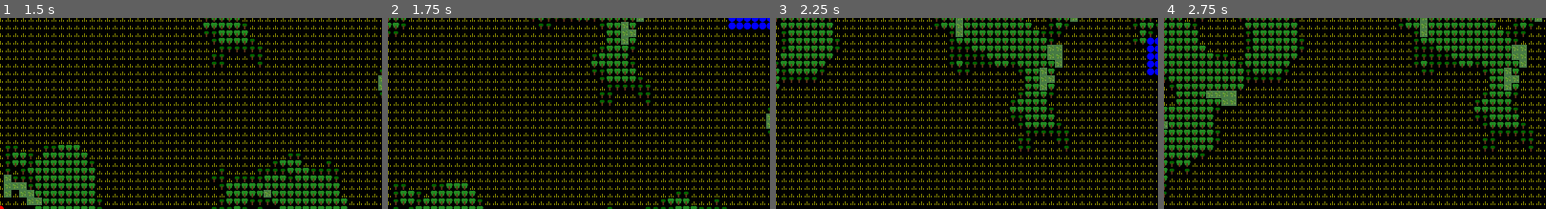
Above: before the commit, frames 1-4 (left to right).
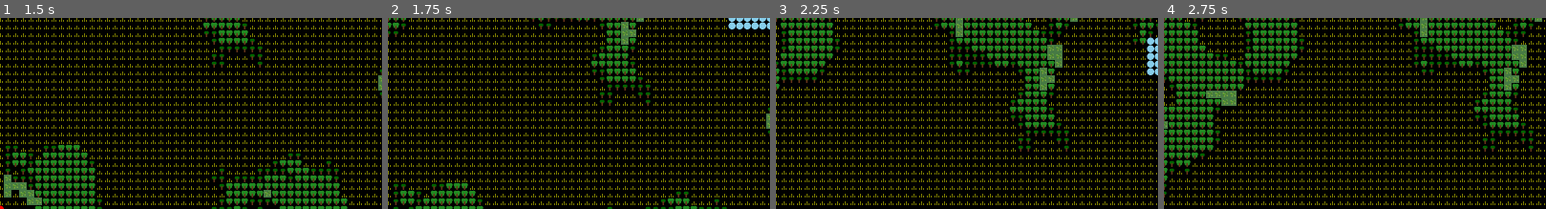
Above: after the commit, the same moments.

Repository: AliveGh0st/overmapchunkdemo
Game: Godot game, scene res://overmap_system.tscn
Same seed, same stepped clock (60 frames per second), same inputs: the game is played once before the commit and once after it.
Inputs:
- Up to frame 1 (1.5 s): tap Enter at 0.5 s; hold Up (ui_up) from 0.53 s (still down)
- Up to frame 2 (1.75 s): keep holding Up (ui_up)
- Up to frame 3 (2.25 s): release Up (ui_up) at 2.03 s; hold Left (ui_left) from 2.03 s (still down)
- Up to frame 4 (2.75 s): keep holding Left (ui_left)
The pictures show only the part of the screen within x 50-100%, y 0-50%; the shares and areas given below are measured in that part.

Frame 1 is identical in both runs. In frame 2, 0.5% of the frame differs, in the area x 89-100%, y 0-6%; in frame 3, 0.5%; in frame 4, nothing differs.

Commit message:
更新河流连接逻辑，现在不会连接到低于湖泊最北点和高于湖泊最南点的河流

Diff:
--- a/config_manager.gd
+++ b/config_manager.gd
@@ -46,7 +46,7 @@
 	## 基于CDDA终端风格的颜色配置
 	const TERRAIN_COLOR: Color = Color.YELLOW
 	const PLAYER_COLOR: Color = Color.RED
-	const RIVER_COLOR: Color = Color.BLUE
+	const RIVER_COLOR: Color = Color.SKY_BLUE
 	const LAKE_SURFACE_COLOR: Color = Color.BLUE
 	const LAKE_SHORE_COLOR: Color = Color.DARK_GRAY
 	const FOREST_COLOR: Color = Color.DARK_GREEN
--- a/overmap_renderer.gd
+++ b/overmap_renderer.gd
@@ -956,8 +956,8 @@
 		print("Lake already contains rivers, skipping connection logic")
 		return
 
-	# 连接湖泊点到最近河流的函数
-	var connect_lake_to_closest_river = func(lake_connection_point: Vector2i):
+	# 连接湖泊点到符合条件河流的函数
+	var connect_lake_to_qualified_river = func(lake_connection_point: Vector2i, is_northmost: bool):
 		var closest_distance = -1
 		var closest_point = Vector2i.ZERO
 
@@ -972,6 +972,18 @@
 					var terrain_type = terrain_data.get(p, Config.TerrainConfig.TYPE_EMPTY)
 
 					if terrain_type != Config.TerrainConfig.TYPE_RIVER:
+						continue
+
+					# 检查河流位置是否符合连接条件
+					var river_qualifies = false
+					if is_northmost:
+						# 最北点只连接到高于该点的河流（y值更小）
+						river_qualifies = (p.y < lake_connection_point.y)
+					else:
+						# 最南点只连接到低于该点的河流（y值更大）
+						river_qualifies = (p.y > lake_connection_point.y)
+
+					if not river_qualifies:
 						continue
 
 					# 计算距离
@@ -980,7 +992,7 @@
 						closest_point = p
 						closest_distance = distance
 
-		# 如果找到河流，建立连接
+		# 如果找到符合条件的河流，建立连接
 		if closest_distance > 0:
 			_place_river_between_points(closest_point, lake_connection_point, chunk_coord)
 
@@ -989,12 +1001,12 @@
 	var northmost = north_south_most[0]
 	var southmost = north_south_most[1]
 
-	# 连接最北和最南点到河流
+	# 连接最北和最南点到符合条件的河流
 	if _is_world_point_in_chunk(northmost, chunk_coord):
-		connect_lake_to_closest_river.call(northmost)
+		connect_lake_to_qualified_river.call(northmost, true)  # true表示这是最北点
 
 	if _is_world_point_in_chunk(southmost, chunk_coord):
-		connect_lake_to_closest_river.call(southmost)
+		connect_lake_to_qualified_river.call(southmost, false)  # false表示这是最南点
 
 func _get_north_south_most_points_cpp_style(lake_points: Array[Vector2i]) -> Array[Vector2i]:
 	"""找到湖泊点集合中Y坐标最小（最北）和最大（最南）的点"""
@@ -1251,18 +1263,11 @@
 
 func render_terrain_in_area(area: Rect2i):
 	"""在指定区域渲染地形瓦片"""
-	var tiles_rendered = 0
 	for x in range(area.position.x, area.position.x + area.size.x):
 		for y in range(area.position.y, area.position.y + area.size.y):
 			var world_coord = Vector2i(x, y)
 			var terrain_type = terrain_data.get(world_coord, Config.TerrainConfig.TYPE_EMPTY)
 			set_tile_at_world_pos(world_coord, terrain_type)
-			if terrain_type != Config.TerrainConfig.TYPE_EMPTY:
-				tiles_rendered += 1
-
-	# 调试输出
-	if tiles_rendered > 0:
-		print("Rendered %d tiles in area: %s" % [tiles_rendered, area])
 
 func set_tile_at_world_pos(world_pos: Vector2i, terrain_type: int):
 	"""在世界坐标位置设置对应的地形瓦片"""
@@ -1282,29 +1287,29 @@
 	var new_player_pos = Vector2i(world_x, world_y)
 
 	# 调试输出
-	print("Player marker at: ", new_player_pos, " visible: ", player_visible)
+	# print("Player marker at: ", new_player_pos, " visible: ", player_visible)
 
 	# 如果位置没有变化，只需要处理闪烁效果
 	if new_player_pos == player_marker_tile_pos:
 		if player_visible:
 			player_tile_map_layer.set_cell(player_marker_tile_pos, 0, Vector2i(0, 0))  # 显示玩家标记
-			print("Set player tile visible at: ", player_marker_tile_pos)
+			# print("Set player tile visible at: ", player_marker_tile_pos)
 		else:
 			# 清除玩家标记瓦片（闪烁效果）
 			player_tile_map_layer.erase_cell(player_marker_tile_pos)
-			print("Cleared player tile at: ", player_marker_tile_pos)
+			# print("Cleared player tile at: ", player_marker_tile_pos)
 		return
 
 	# 清除旧位置的玩家标记
 	if player_marker_tile_pos != Vector2i(-999999, -999999):
 		player_tile_map_layer.erase_cell(player_marker_tile_pos)
-		print("Cleared old player position: ", player_marker_tile_pos)
+		# print("Cleared old player position: ", player_marker_tile_pos)
 
 	# 设置新位置
 	player_marker_tile_pos = new_player_pos
 	if player_visible:
 		player_tile_map_layer.set_cell(player_marker_tile_pos, 0, Vector2i(0, 0))  # 设置玩家标记
-		print("Set new player position: ", player_marker_tile_pos)
+		# print("Set new player position: ", player_marker_tile_pos)
 
 func forest_noise_at(world_pos: Vector2i) -> float:
 	"""
--- a/project.godot
+++ b/project.godot
@@ -21,7 +21,6 @@
 
 [debug]
 
-settings/stdout/print_fps=true
 file_logging/enable_file_logging=true
 gdscript/warnings/empty_file=0
 
